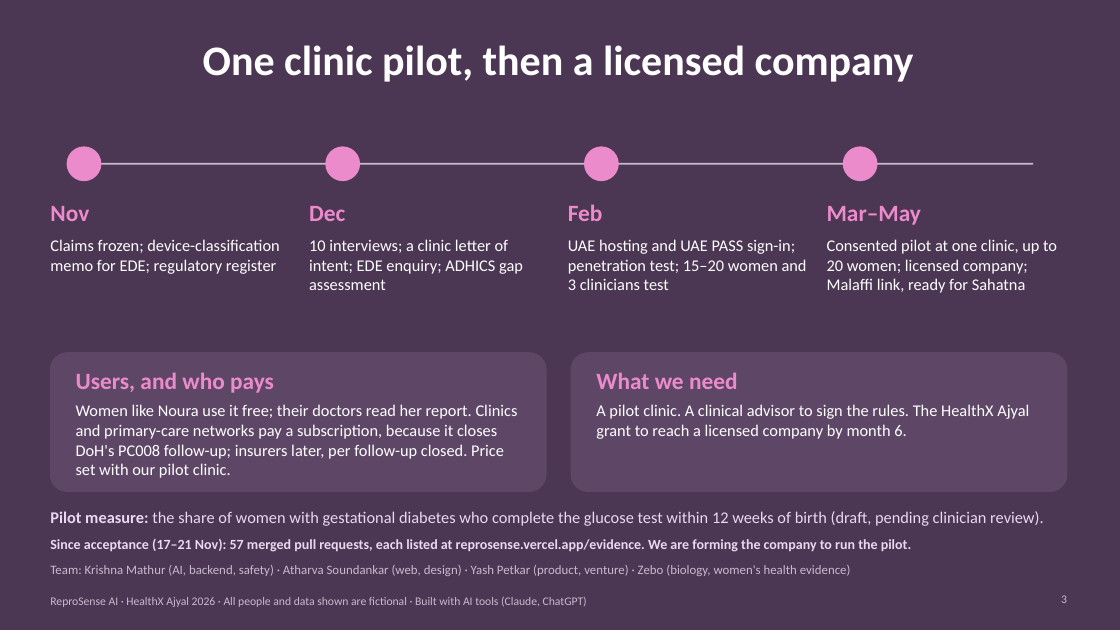
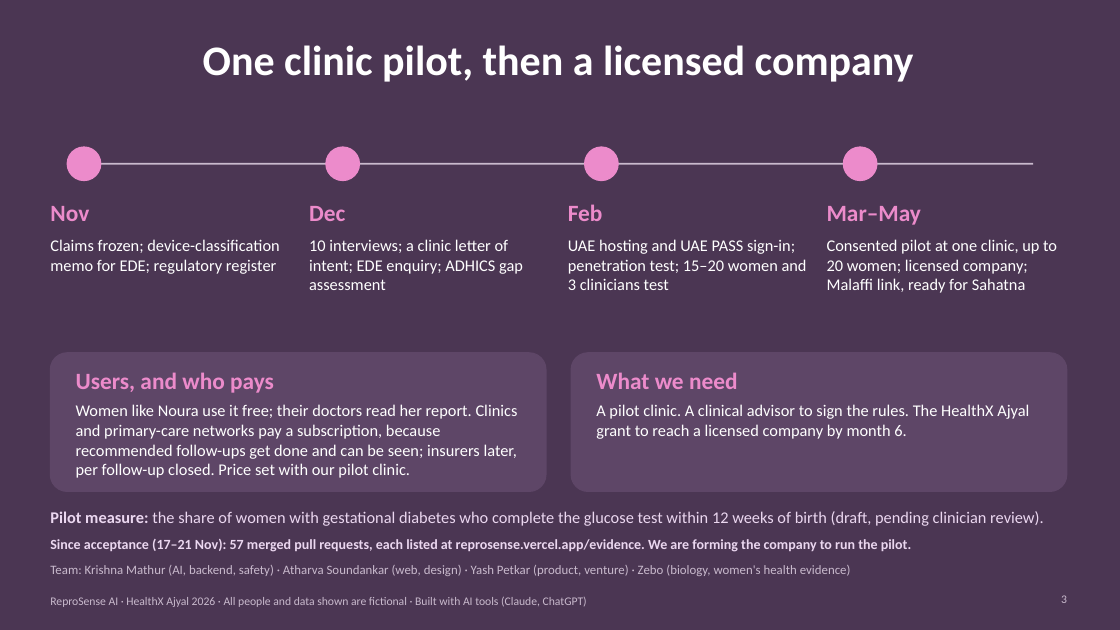
Before and after one commit to krish2105/ReproSense-AI-, a slide deck: slide 3 of pitch/ReproSense-submission.pptx. Drawn at 1120x630 pixels with LibreOffice and Linux fonts; fonts in the diff are those of the drawing. Boxes give left, top, right and bottom in pixels: in the first picture for what was removed or moved away, otherwise in the second. Text is boxed around its words. In the diff, an @@ line names an element or a change of style, - is before the commit and + after.

```diff
--- a/pitch/ReproSense-submission.pptx
+++ b/pitch/ReproSense-submission.pptx
@@ text at (76,404,518,478): text changed @@
-Women like Noura use it free; their doctors read her report. Clinics and primary-care networks pay a subscription, because it closes DoH's PC008 follow-up; insurers later, per follow-up closed. Price set with our pilot clinic.
+Women like Noura use it free; their doctors read her report. Clinics and primary-care networks pay a subscription, because recommended follow-ups get done and can be seen; insurers later, per follow-up closed. Price set with our pilot clinic.
```
Also in this commit, not shown: 1 other slide changed, 2 other files.
